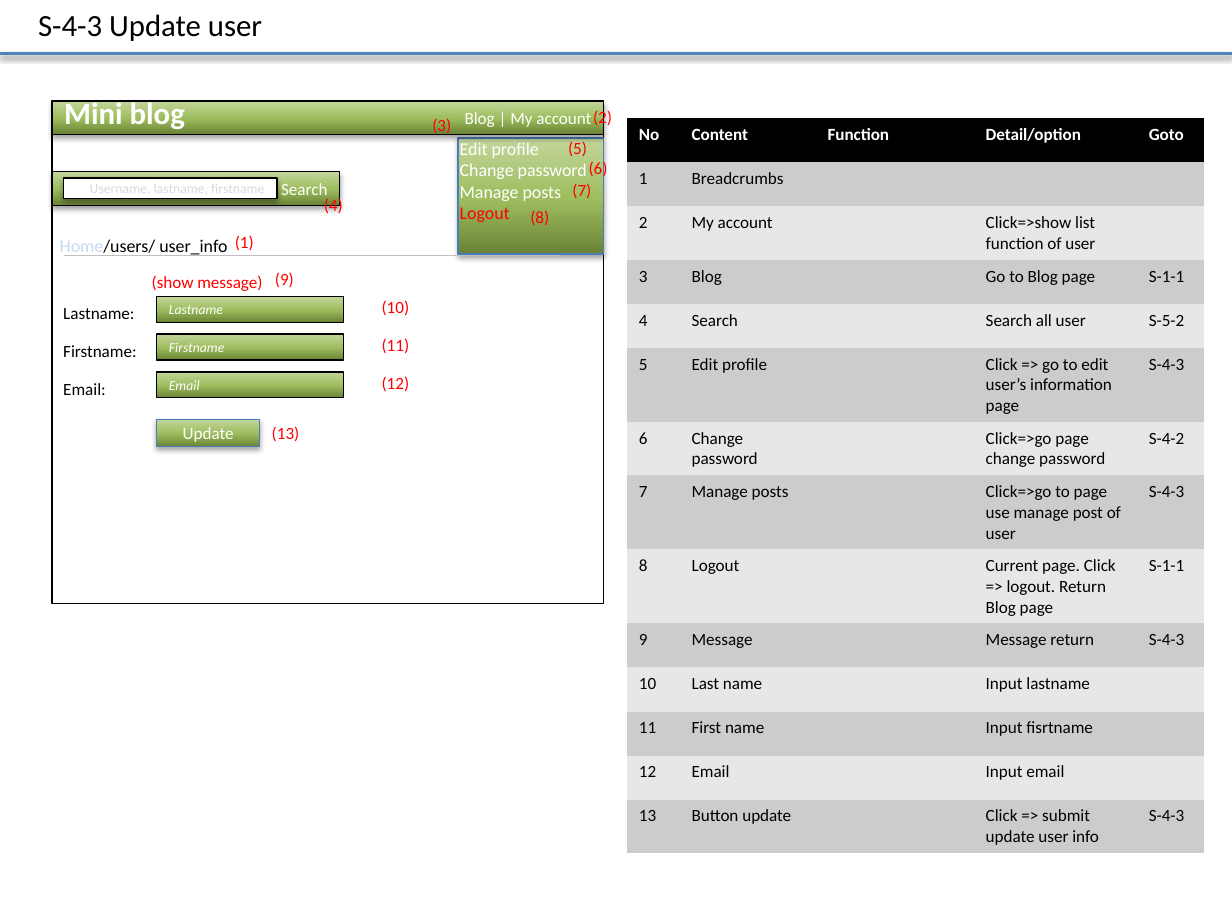
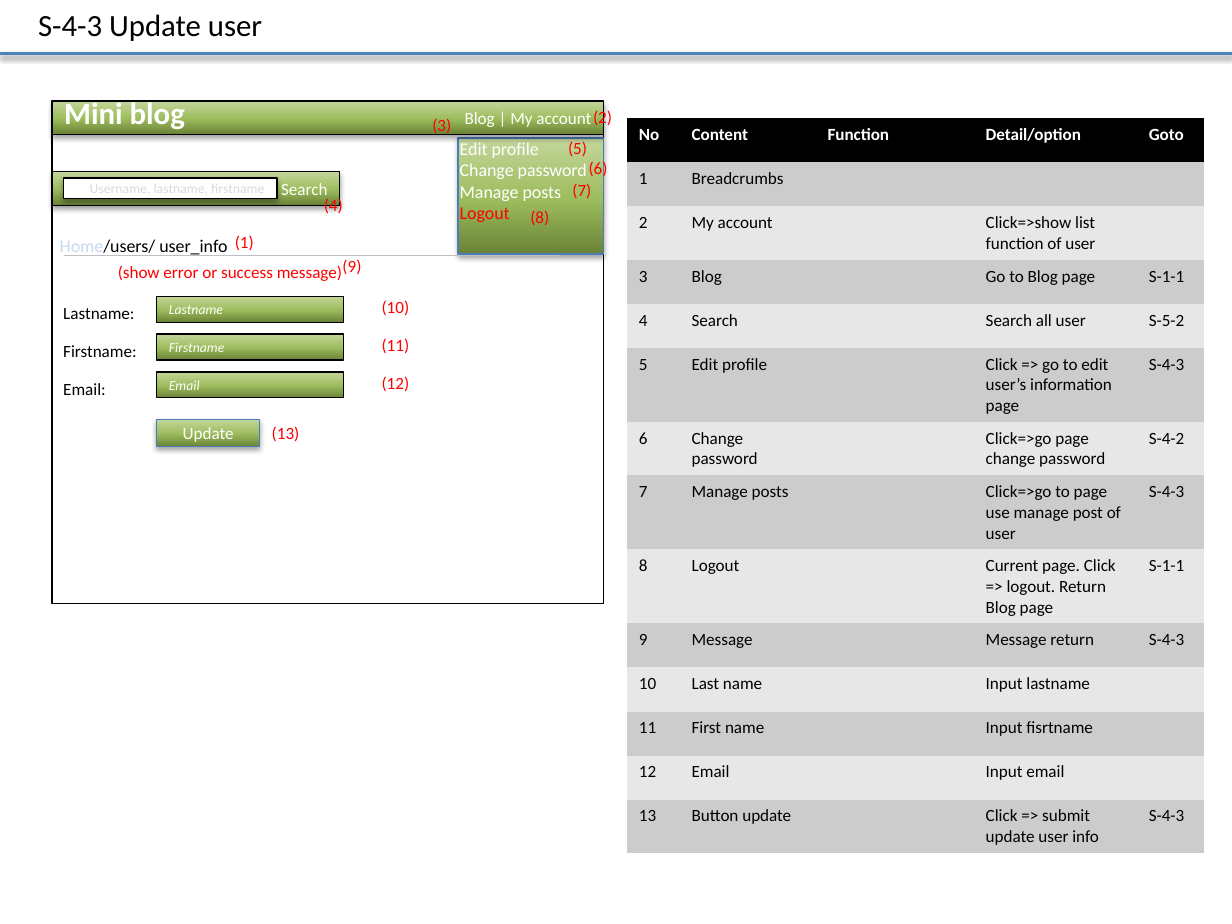
Before and after one commit to Mulodo-PHP-Training/miniblog-lam.vy, a slide deck: slide 7 of doc/frontend/wireframe/TRN-MiniBlog_WireframeDesign_LAMVY.pptx. Drawn at 1232x924 pixels with LibreOffice and Linux fonts; fonts in the diff are those of the drawing. Boxes give left, top, right and bottom in pixels: in the first picture for what was removed or moved away, otherwise in the second. Text is boxed around its words. In the diff, an @@ line names an element or a change of style, - is before the commit and + after.

```diff
--- a/doc/frontend/wireframe/TRN-MiniBlog_WireframeDesign_LAMVY.pptx
+++ b/doc/frontend/wireframe/TRN-MiniBlog_WireframeDesign_LAMVY.pptx
@@ text at <box>118,265,342,281</box>: text changed @@
-(show message)
+(show error or success message)
@@ text "(9)": place and size @@
-text "(9)" at <box>275,272,294,287</box>
+text "(9)" at <box>342,259,361,274</box>
```
Also in this commit, not shown: 11 other slides changed, 4 slides added.
